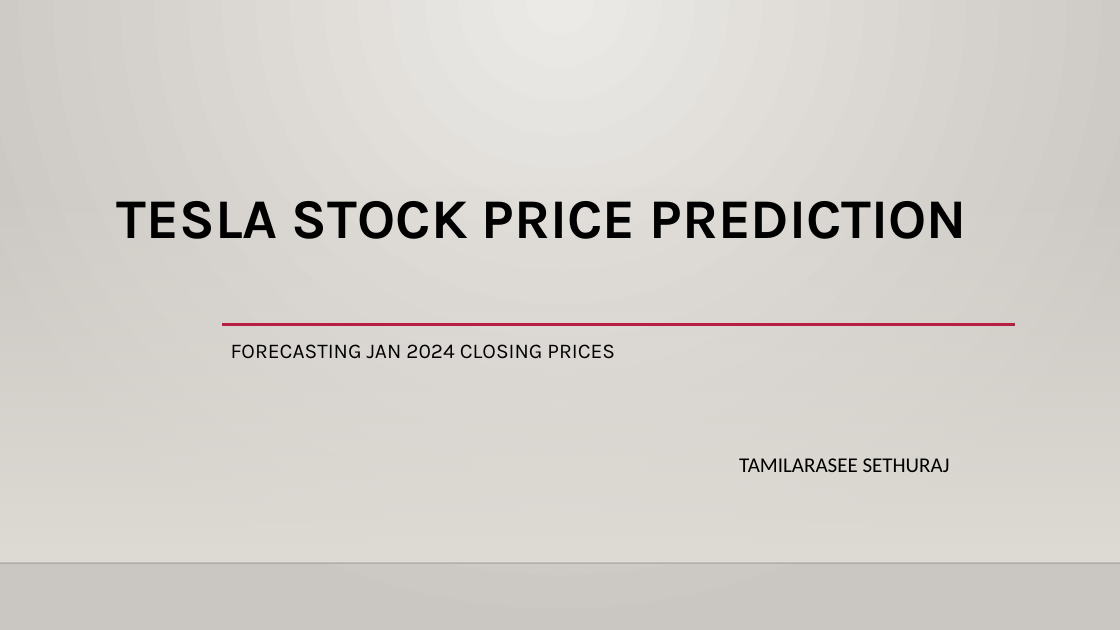
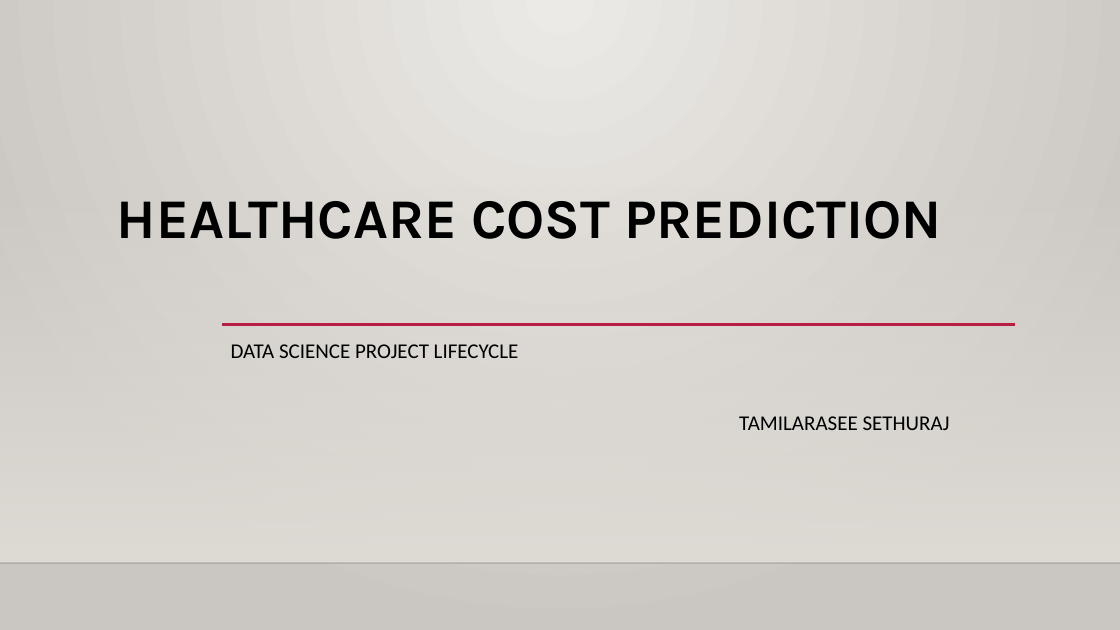
Before and after one commit to Tamilarasee/Healthcare-Cost-Prediction, a slide deck: slide 1 of Healthcare Cost Price Prediction.pptx. Drawn at 1120x630 pixels with LibreOffice and Linux fonts; fonts in the diff are those of the drawing; background and template pictures are left out. Boxes give left, top, right and bottom in pixels: in the first picture for what was removed or moved away, otherwise in the second. Text is boxed around its words. In the diff, an @@ line names an element or a change of style, - is before the commit and + after.

```diff
--- a/Healthcare Cost Price Prediction.pptx
+++ b/Healthcare Cost Price Prediction.pptx
@@ title at [117,201,941,239]: text changed @@
-TESLA STOCK PRICE PREDICTION
+HEALTHCARE COST PREDICTION
@@ subtitle at [231,344,519,358]: text changed; font Karla to Calibri @@
-FORECASTING JAN 2024 CLOSING PRICES
+DATA SCIENCE PROJECT LIFECYCLE
```
Also in this commit, not shown: 3 other slides changed, 4 slides added, 4 slides removed, 13 other files.
